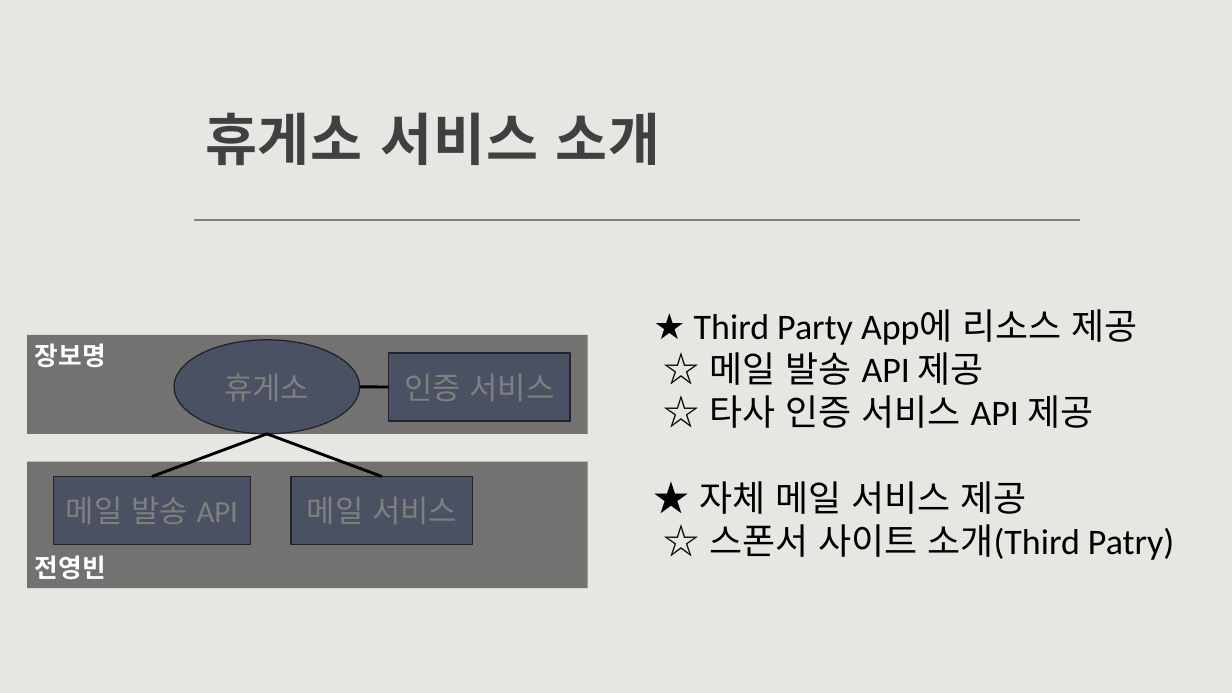
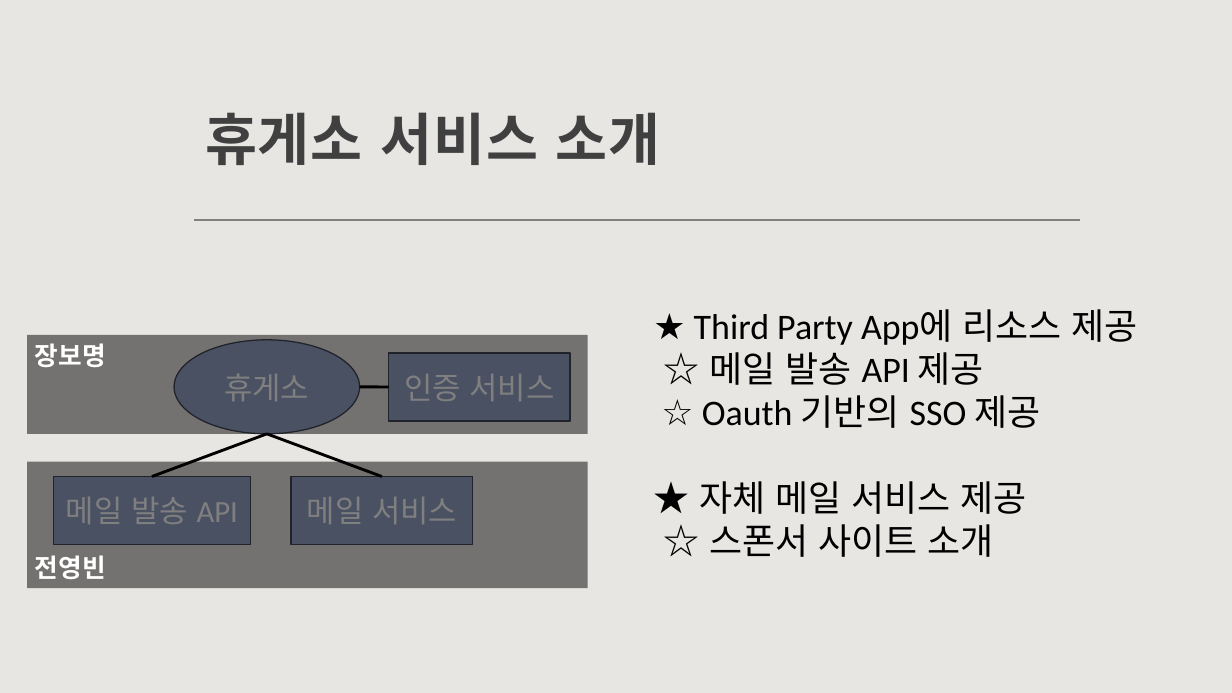
Before and after one commit to bm150/docs_playdata_final_project, a slide deck: slide 6 of presentation/휴게소.pptx (slide 5 before the commit). Drawn at 1232x693 pixels with LibreOffice and Linux fonts; fonts in the diff are those of the drawing. Boxes give left, top, right and bottom in pixels: in the first picture for what was removed or moved away, otherwise in the second. Text is boxed around its words. In the diff, an @@ line names an element or a change of style, - is before the commit and + after.

```diff
--- a/presentation/휴게소.pptx
+++ b/presentation/휴게소.pptx
@@ text at [699, 395, 1041, 557]: text changed @@
-☆ 타사 인증 서비스 API 제공
-★ 자체 메일 서비스 제공
-☆ 스폰서 사이트 소개(Third Patry)
+☆ Oauth 기반의 SSO 제공
+★ 자체 메일 서비스 제공
+☆ 스폰서 사이트 소개
```
Also in this commit, not shown: 1 other slide changed, 1 slide added, 1 other file.
